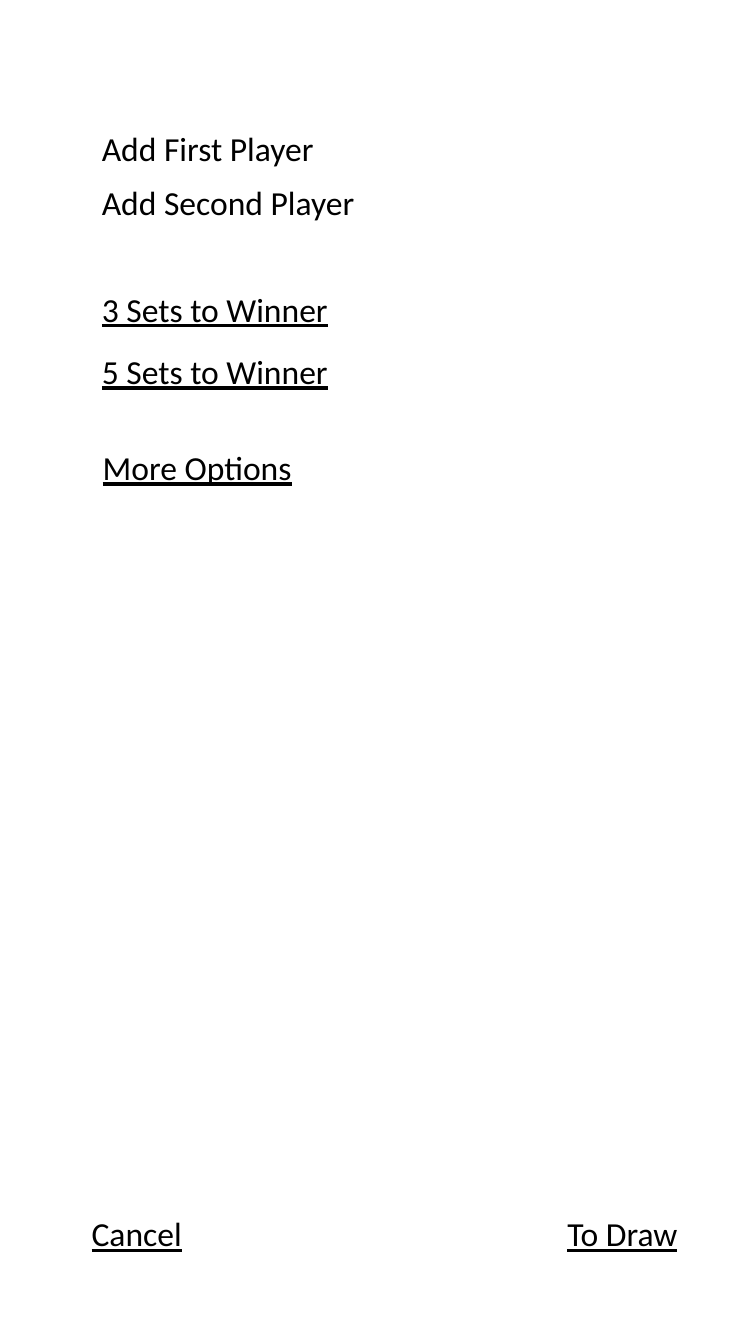
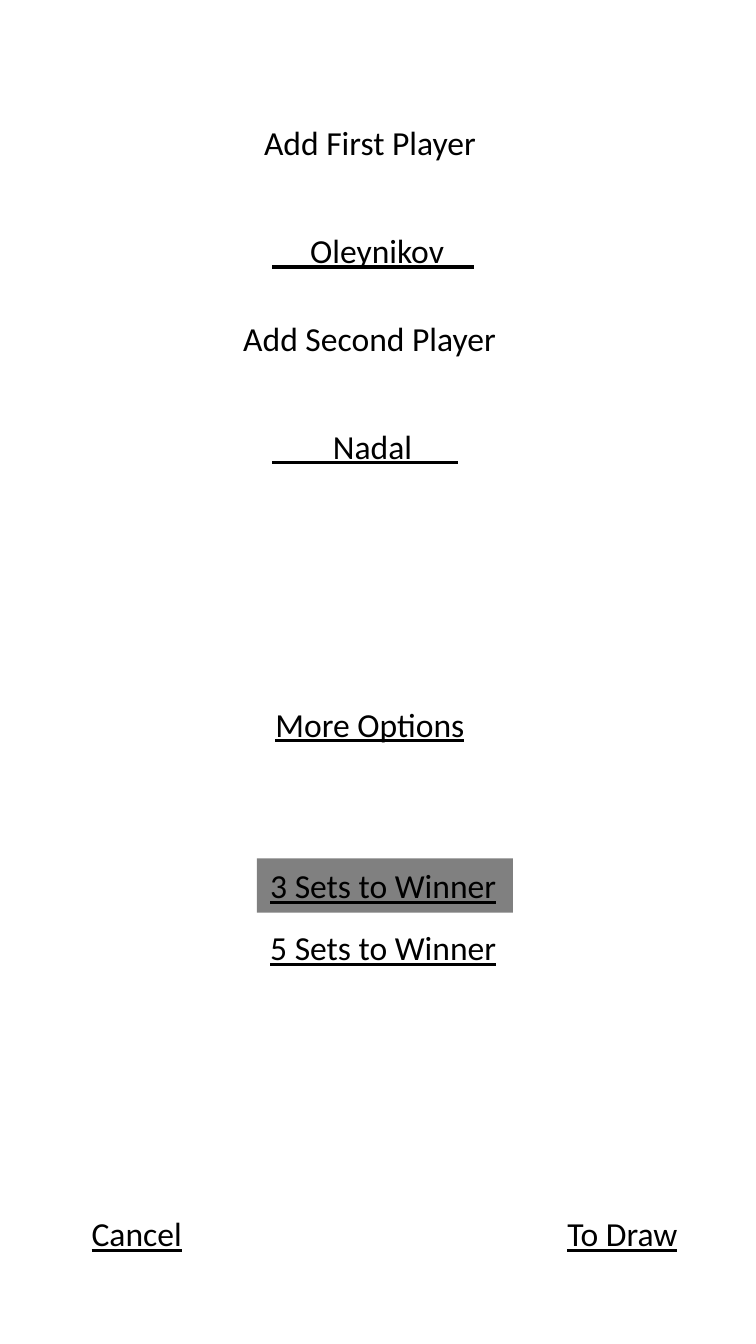
Before and after one commit to yuriyoleynikov/YoTennis, a slide deck: slide 10 of docs/UI.pptx (slide 11 before the commit). Drawn at 756x1344 pixels with LibreOffice and Linux fonts; fonts in the diff are those of the drawing. Boxes give left, top, right and bottom in pixels: in the first picture for what was removed or moved away, otherwise in the second. Text is boxed around its words. In the diff, an @@ line names an element or a change of style, - is before the commit and + after.

```diff
--- a/docs/UI.pptx
+++ b/docs/UI.pptx
@@ text "Add First Player" moved from (x1=102, y1=137, x2=314, y2=167) to (x1=264, y1=131, x2=476, y2=161) @@
@@ text added at (x1=310, y1=239, x2=444, y2=269), 18 pt, text #000000, underline @@
+Oleynikov
@@ text "Add Second Player" moved from (x1=102, y1=191, x2=355, y2=221) to (x1=243, y1=327, x2=496, y2=357) @@
@@ text added at (x1=333, y1=435, x2=412, y2=464), 18 pt, text #000000, underline @@
+Nadal
@@ text "More Options" moved from (x1=103, y1=457, x2=292, y2=486) to (x1=275, y1=714, x2=464, y2=743) @@
@@ rectangle "3 Sets to Winner" resized from (x1=102, y1=299, x2=327, y2=327) to (x1=257, y1=860, x2=513, y2=913) @@
@@ rectangle "3 Sets to Winner" at (x1=257, y1=860, x2=513, y2=913): fill none to #808080 @@
@@ text "5 Sets to Winner" moved from (x1=102, y1=361, x2=327, y2=390) to (x1=270, y1=937, x2=496, y2=966) @@
```
Also in this commit, not shown: 9 other slides changed, 77 slides added, 4 slides removed.
